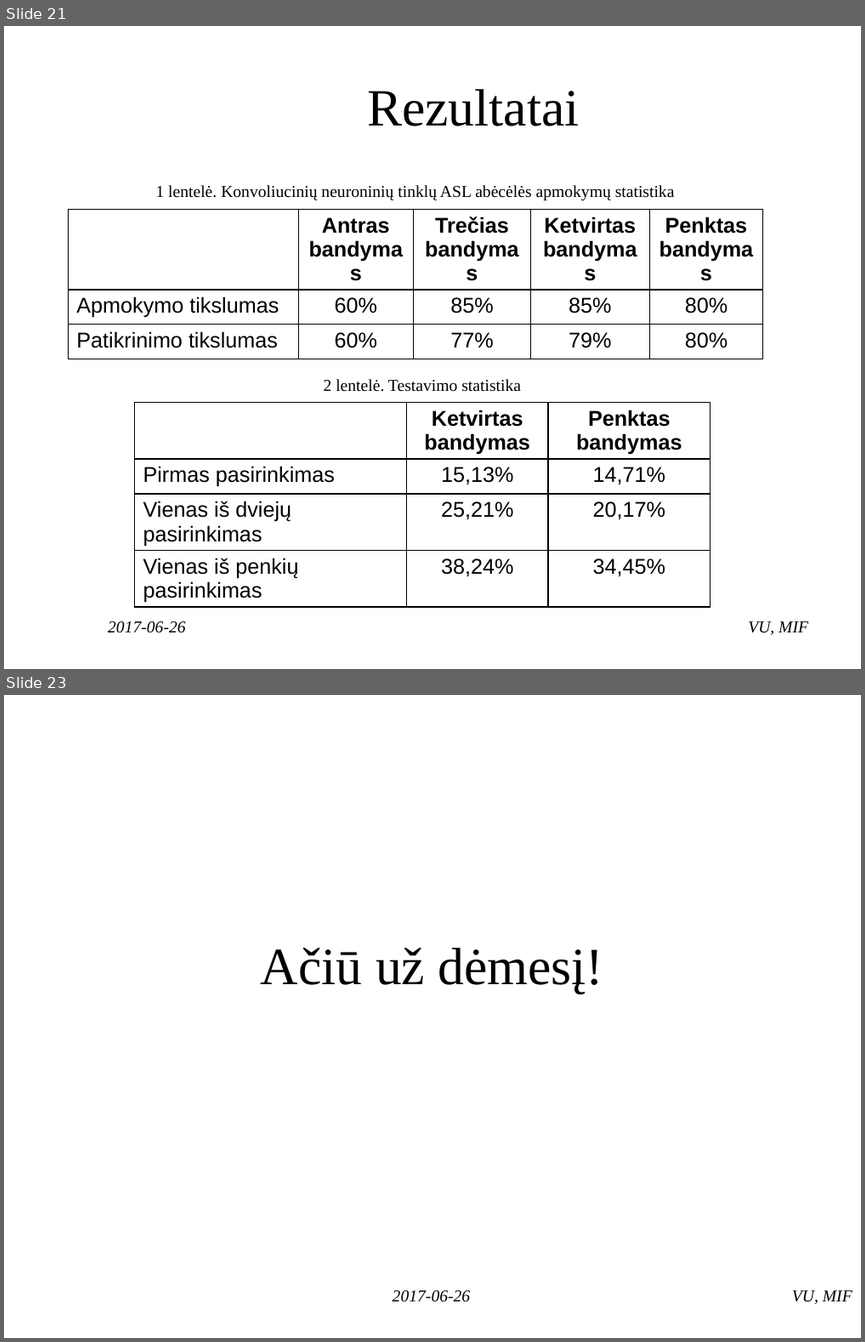
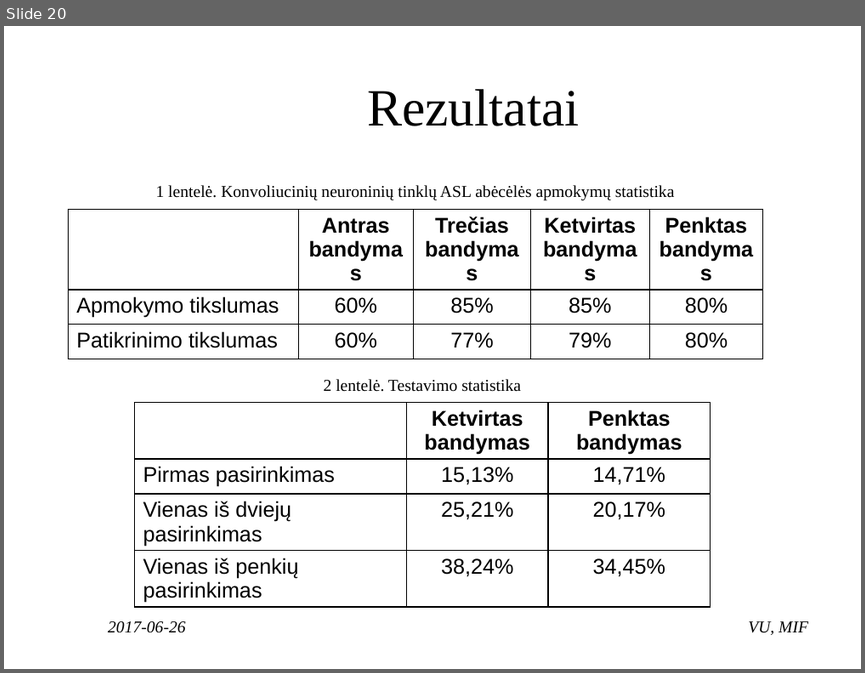
Before and after one commit to ambrazasp/Sign-Language-Recognition, a slide deck: Gestų kalbos atpažinimas naudojant internetinę kamerą.pptx. Shown one above the other, each under a label of ours: slides 21 and 23 before the commit, slide 20 after it; the slides between them are not shown. The pictures are 865x1342 and 865x673 pixels, drawn with LibreOffice and Linux fonts; fonts in the diff are those of the drawing; background and template pictures are left out. Boxes give left, top, right and bottom in pixels: in the first picture for what was removed or moved away, otherwise in the second. Text is boxed around its words. In the diff, an @@ line names an element or a change of style, - is before the commit and + after.

```diff
--- a/Gestų kalbos atpažinimas naudojant internetinę kamerą.pptx
+++ b/Gestų kalbos atpažinimas naudojant internetinę kamerą.pptx
@@ slide 23 removed at box(4, 695, 861, 1338), background #FFFFFF @@
@@ title removed at box(261, 947, 604, 994) @@
-Ačiū už dėmesį!
@@ text removed at box(392, 1290, 471, 1302) @@
-2017-06-26
@@ text removed at box(792, 1290, 852, 1304) @@
-VU, MIF
@@ what was slide 21 is now slide 20 @@
```
Also in this commit, not shown: 8 slides changed, 1 other slide removed, 2 other files.
